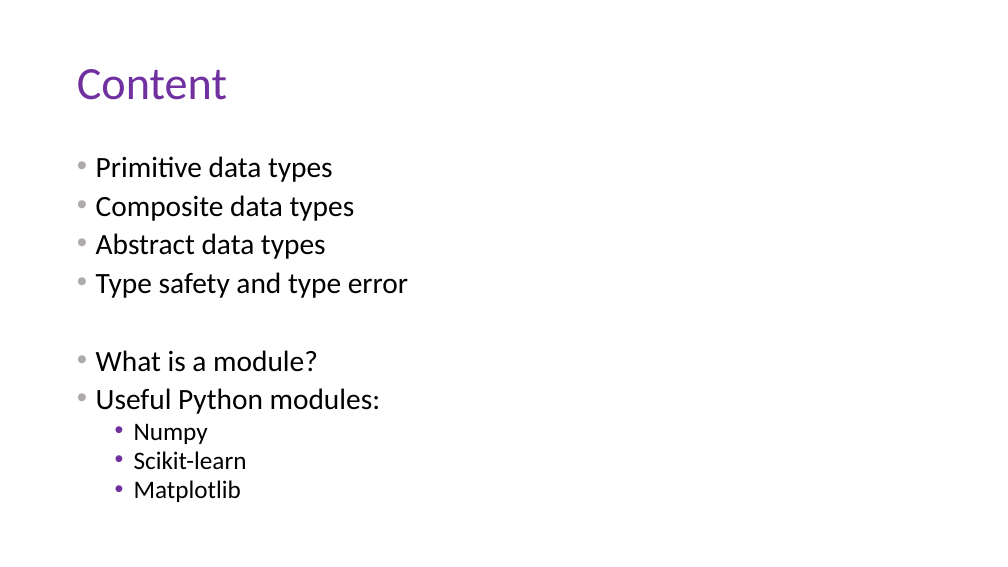
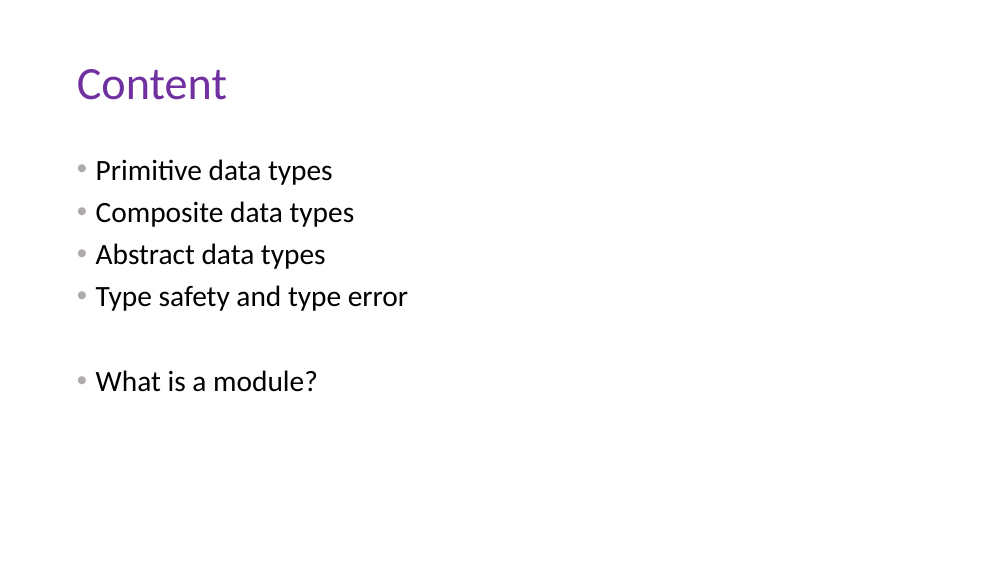
Before and after one commit to DoriMG/SN_python_course, a slide deck: slide 2 of Jan 2020/lectures/2_types_and_modules.pptx. Drawn at 1008x567 pixels with LibreOffice and Linux fonts; fonts in the diff are those of the drawing. Boxes give left, top, right and bottom in pixels: in the first picture for what was removed or moved away, otherwise in the second. Text is boxed around its words. In the diff, an @@ line names an element or a change of style, - is before the commit and + after.

```diff
--- a/Jan 2020/lectures/2_types_and_modules.pptx
+++ b/Jan 2020/lectures/2_types_and_modules.pptx
@@ text "Primitive data types" at box(96, 159, 408, 392): line spacing 0.8 to 0.9 @@
@@ text at box(96, 388, 380, 502): paragraphs removed @@
-• Useful Python modules:
-  • Numpy
-  • Scikit-learn
-  • Matplotlib
```
Also in this commit, not shown: 1 other slide changed, 1 slide added, 5 slides removed, 2 other files.
